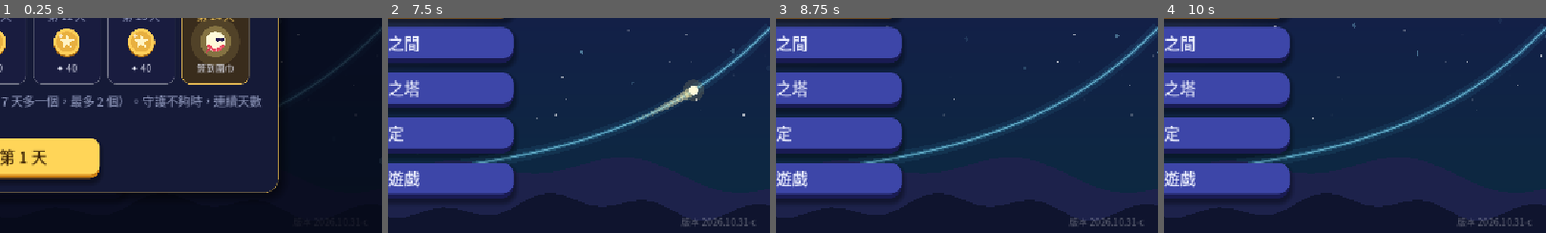
Above: before the commit, frames 1-4 (left to right).
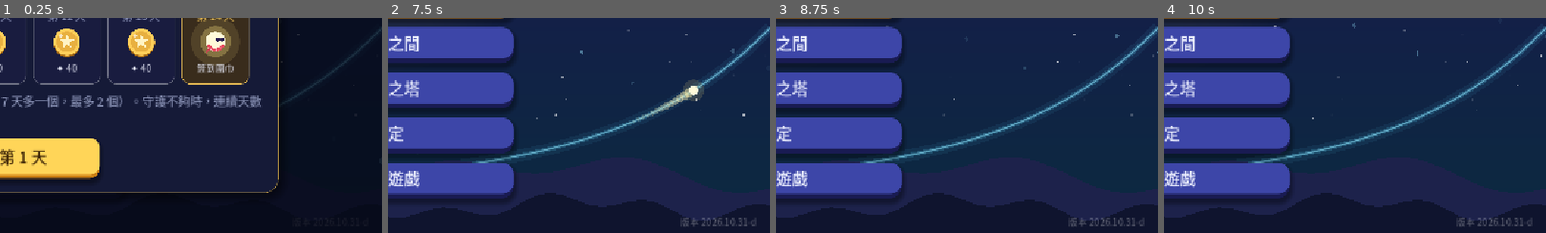
Above: after the commit, the same moments.

Repository: sam2068csie/light-spirit-journey
Game: Godot game, scene res://main_menu.tscn
The game is run twice, just before and just after one commit, with the same random seed, the same clock (stepped at 60 frames per second) and the same inputs.
Inputs (mouse positions are % of the whole screen's width and height, from its top left):
- Up to frame 1 (0.25 s): no input
- Up to frame 2 (7.5 s): click "開始冒險" at 0.5 s; click "開始冒險" at 1.25 s; click "修煉之間" at 2 s; click "終焉之塔" at 2.75 s; click "設定" at 3.5 s; click "離開遊戲" at 4.25 s; click "每日任務" at 5 s; click "光靈扭蛋" at 5.75 s; click "光靈衣櫃" at 6.5 s; click "✕" at 7.25 s
- Up to frame 3 (8.75 s): tap Enter at 8 s; drag from (50, 50) to (60, 28) at 8.02 s
- Up to frame 4 (10 s): drag from (30, 55) to (45, 70) at 8.77 s; move the mouse to (60, 28) at 9.52 s; hold Right from 9.53 s (still down); tap 9 at 9.6 s
The pictures show only the part of the screen within x 50-100%, y 50-100%; the shares and areas given below are measured in that part.

The runs differ from the first frame. In frame 2, 0.1% of the frame differs, in the area x 76-97%, y 92-97%; in frame 3, 0.1%; in frame 4, 0.1%.

Commit message:
摩天輪：拿掉自動播放按鈕 (BUILD 2026.10.31-d)
Co-Authored-By: Claude Opus 5.5 <noreply@anthropic.com>
Claude-Session: https://claude.ai/code/session_01RombajUyooAJ6yvir5uviP

Diff:
--- a/data/game.gd
+++ b/data/game.gd
@@ -560,7 +560,7 @@
 
 const DQ := preload("daily_quests.gd")
 ## 版本號（主畫面右下角會顯示）：每次交給你新的檔案時更新，方便確認手機上裝的是不是最新版
-const BUILD := "2026.10.31-c"
+const BUILD := "2026.10.31-d"
 
 
 ## 讀取各單元的資料；舊存檔（還沒有單元的版本）的今日修煉、終焉之塔紀錄搬到「指數與對數」
--- a/data/level_trig4_tide.gd
+++ b/data/level_trig4_tide.gd
@@ -731,6 +731,7 @@
 		MoonView.dragged_ever = true
 		_refresh_ride())
 	rank_box.add_child(ride_btn)
+	ride_btn.visible = false          # 不需要自動播放：學生自己拖時間找答案
 	_tip("拖動時間（或直接拖右邊的圖），找到了就按「確定」。")
 	tv.mode = "ride"
 	tv.spec = st
